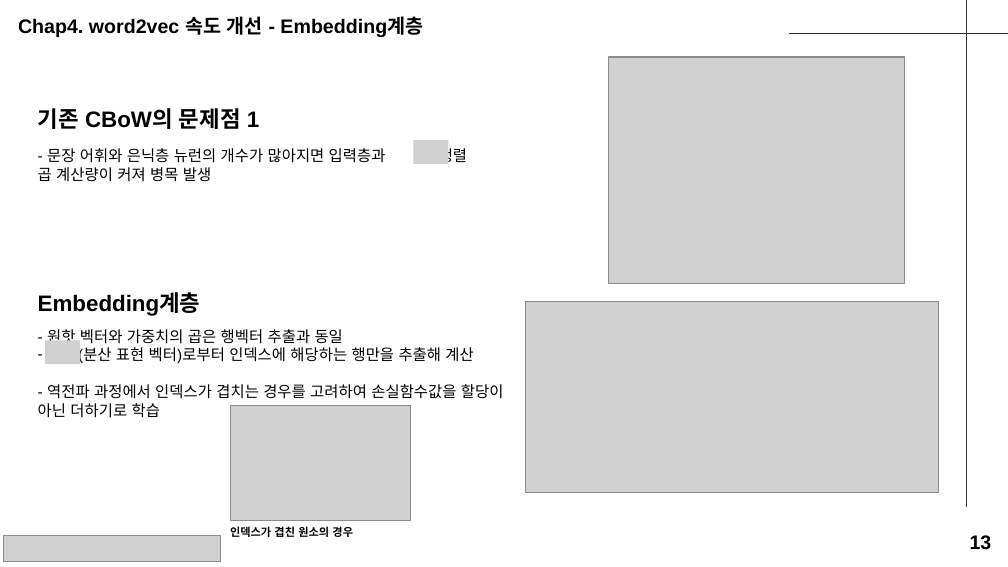
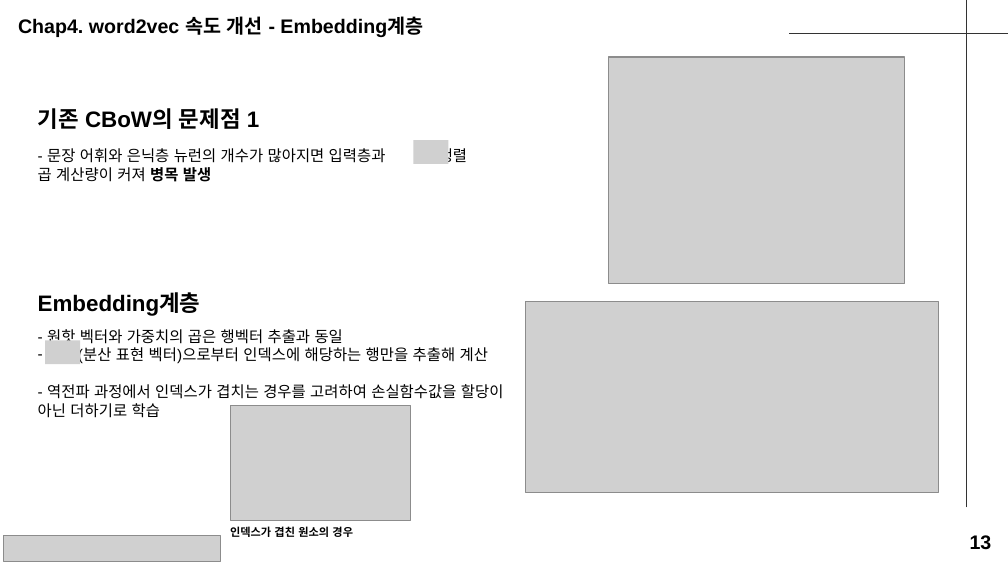
Before and after one commit to seungdeng/Deep-Learning-from-Scratch, a slide deck: slide 13 of study/발표자료/20250220_밑딥2_이승건_chap234발표자료.pptx. Drawn at 1008x567 pixels with LibreOffice and Linux fonts; fonts in the diff are those of the drawing; grey boxes stand for pictures. Boxes give left, top, right and bottom in pixels: in the first picture for what was removed or moved away, otherwise in the second. Text is boxed around its words. In the diff, an @@ line names an element or a change of style, - is before the commit and + after.

Commit message:
update ppt

```diff
--- a/study/발표자료/20250220_밑딥2_이승건_chap234발표자료.pptx
+++ b/study/발표자료/20250220_밑딥2_이승건_chap234발표자료.pptx
@@ text "- 문장 어휘와 은닉층 뉴런의 ..." at <box>38,148,386,182</box>: bold on in "병목 발생" @@
@@ text at <box>78,347,488,364</box>: text changed @@
-– (분산 표현 벡터)로부터 인덱스에 해당하는 행만을 추출해 계산
+– (분산 표현 벡터)으로부터 인덱스에 해당하는 행만을 추출해 계산
```
Also in this commit, not shown: 2 other slides changed, 7 slides added, 3 slides removed, 1 other file.
